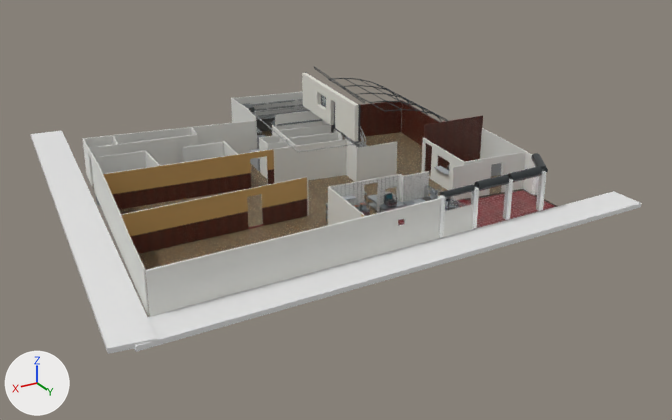
The Blender file blend/guadalajara_base.blend, before and after one commit.
Both versions are drawn from a camera (50 mm lens) standing at (22.6, 33.7, 19.8) and looking at (-3.1, -9.1, -1.7). Every picture has the same lights, and +X, +Y and +Z are marked at lower left. The first picture is the older version.

Objects in the first picture: 'FLOOR_COMEDOR_MAIN_FINISH', 'FLOOR_PROPERTY_COMMON', 'WALL_001', 'WALL_002', 'WALL_003', 'WALL_004.003', 'WALL_005', 'WALL_007', 'WALL_011', 'WALL_014', 'WALL_017', 'WALL_036', 'peaton_walk', 'peaton_walk_behind' and 73 more.
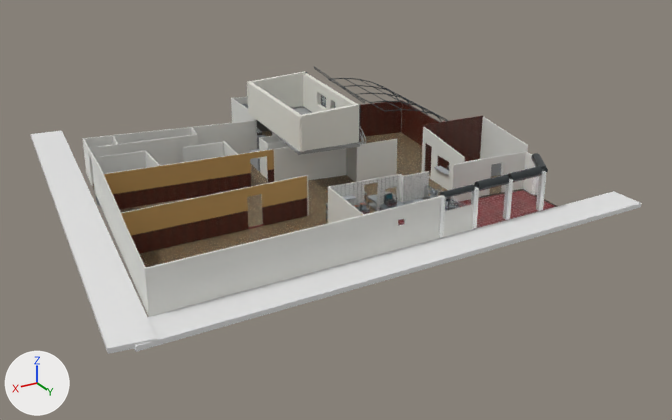
Boxes [x1, y1, x2, y2] around the edits, measured in the pictures (672 x 420 px):
'WALL_001', moved, rescaled
    before: [145, 198, 442, 317]
    after: [146, 195, 444, 317]
'WALL_014', moved, rescaled
    before: [121, 177, 309, 254]
    after: [121, 175, 309, 254]
'Cube.014', shown
    after: [300, 104, 359, 151]
'Cube.026', shown
    after: [248, 82, 304, 152]
'WALL_007', moved, rescaled (7% taller)
    before: [356, 142, 397, 182]
    after: [356, 139, 397, 182]
'WALL_011', reshaped (21% taller)
    before: [421, 138, 464, 190]
    after: [421, 127, 465, 190]
'Cube.015', shown
    after: [247, 71, 306, 112]
'WALL_004.003', rescaled (7% taller)
    before: [452, 161, 484, 200]
    after: [452, 159, 484, 201]
'Cube.012', shown
    after: [265, 107, 360, 155]

Patch to the scene script:
```diff
--- a/blend/guadalajara_base.blend.py
+++ b/blend/guadalajara_base.blend.py
@@ me_cube_013 @@
 # used by ob_wall_011; location = (-8.08, -5.75, 1.1); rotation_euler = (0.0, 0.0, 1.458), in degrees (0, 0, 84)
-me_cube_013.from_pydata(...)  # 8 vertices, 6 faces; spans x -2.25..2.25, y -0.03..0.03, z -1.1..1.1
-me_cube_013.vertices[1].co = (-2.25, -0.03, 1.1)
-me_cube_013.vertices[3].co = (-2.25, 0.03, 1.1)
-me_cube_013.vertices[5].co = (2.25, -0.03, 1.1)
-me_cube_013.vertices[7].co = (2.25, 0.03, 1.1)
+me_cube_013.from_pydata(...)  # 8 vertices, 6 faces; spans x -2.25..2.25, y -0.06..0.03, z -1.1..1.8
+# me_cube_013 part 1
+me_cube_013.vertices[1].co = (-2.18, -0.06, 1.8)
+me_cube_013.vertices[3].co = (-2.18, 0.0, 1.8)
+me_cube_013.vertices[5].co = (2.25, -0.03, 1.37)
+me_cube_013.vertices[7].co = (2.25, 0.03, 1.37)
 me_cube_013.materials.append(mat_mat_wall_paint_white)
@@ ob_wall_001 @@
 ob_wall_001 = bpy.data.objects.new('WALL_001', me_cube_001)
-ob_wall_001.location = (3.89, 0.0, 1.1)
-ob_wall_001.scale = (0.664, 1.67, 1.0)
+ob_wall_001.location = (3.89, 0.0, 1.14)
+ob_wall_001.scale = (0.664, 1.67, 1.05)
 _m = ob_wall_001.modifiers.new('OPENING_WINDOW_WALL_001_01_BOOL', 'BOOLEAN')
@@ ob_wall_007 @@
 ob_wall_007 = bpy.data.objects.new('WALL_007', me_cube_009)
-ob_wall_007.location = (-5.32, -8.28, 1.1)
+ob_wall_007.location = (-5.32, -8.28, 1.18)
 ob_wall_007.rotation_euler = (0.0, 0.0, -0.0977)  # degrees (0, 0, -5.6)
-ob_wall_007.scale = (0.839, 1.0, 1.0)
+ob_wall_007.scale = (0.839, 1.0, 1.09)
@@ ob_wall_014 @@
 ob_wall_014 = bpy.data.objects.new('WALL_014', me_cube_016)
-ob_wall_014.location = (5.53, -6.02, 1.1)
+ob_wall_014.location = (5.53, -6.02, 1.15)
 ob_wall_014.rotation_euler = (0.0, 0.0, -0.0218)  # degrees (0, 0, -1.2)
-ob_wall_014.scale = (0.962, 1.0, 1.0)
+ob_wall_014.scale = (0.962, 1.0, 1.04)
 _m = ob_wall_014.modifiers.new('BOOL_OPENING_DOOR_WALL_014_01', 'BOOLEAN')
@@ ob_wall_004_003 @@
 ob_wall_004_003.rotation_euler = (0.0, 0.0, -0.0627)  # degrees (0, 0, -3.6)
-ob_wall_004_003.scale = (0.232, 0.896, 0.896)
+ob_wall_004_003.scale = (0.232, 0.896, 1.02)
@@ ob_cube_012 @@
 ob_cube_012.scale = (1.85, 3.85, 0.0895)
-ob_cube_012.hide_set(True)  # its collection is switched off
@@ ob_cube_014 @@
 ob_cube_014.scale = (1.75, -0.113, 1.0)
-ob_cube_014.hide_set(True)  # its collection is switched off
@@ ob_cube_015 @@
 ob_cube_015.scale = (2.06, -0.116, 1.02)
-ob_cube_015.hide_set(True)  # its collection is switched off
@@ ob_cube_026 @@
 ob_cube_026.scale = (0.127, -3.88, 1.0)
-ob_cube_026.hide_set(True)  # its collection is switched off
```
